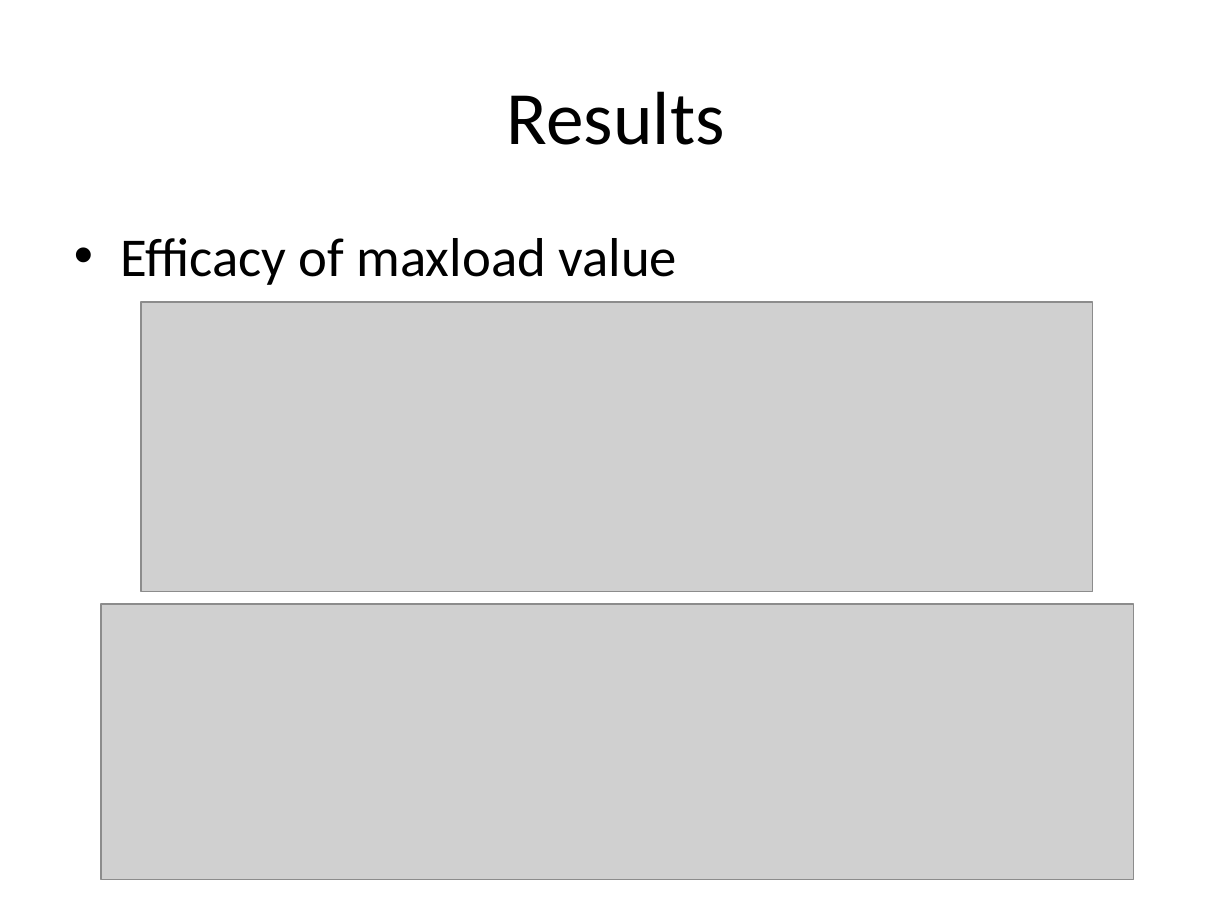
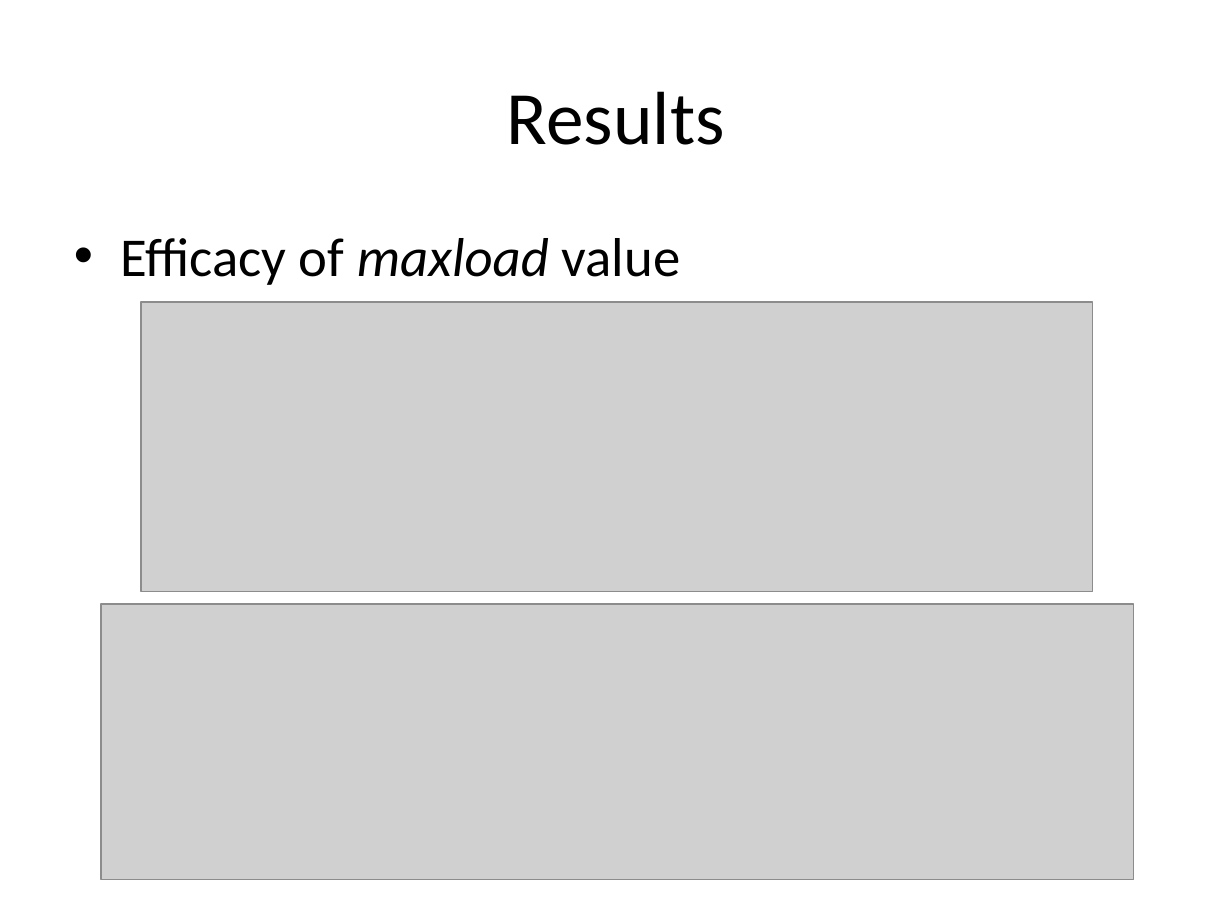
Before and after one commit to huyba/optiq, a slide deck: slide 14 of docs/Meeting_June_19.pptx. Drawn at 1232x924 pixels with LibreOffice and Linux fonts; fonts in the diff are those of the drawing; grey boxes stand for pictures. Boxes give left, top, right and bottom in pixels: in the first picture for what was removed or moved away, otherwise in the second. Text is boxed around its words. In the diff, an @@ line names an element or a change of style, - is before the commit and + after.

```diff
--- a/docs/Meeting_June_19.pptx
+++ b/docs/Meeting_June_19.pptx
@@ text "Efficacy of maxload value" at [120,238,681,285]: italic on in "maxload" @@
```
Also in this commit, not shown: 3 other slides changed.
